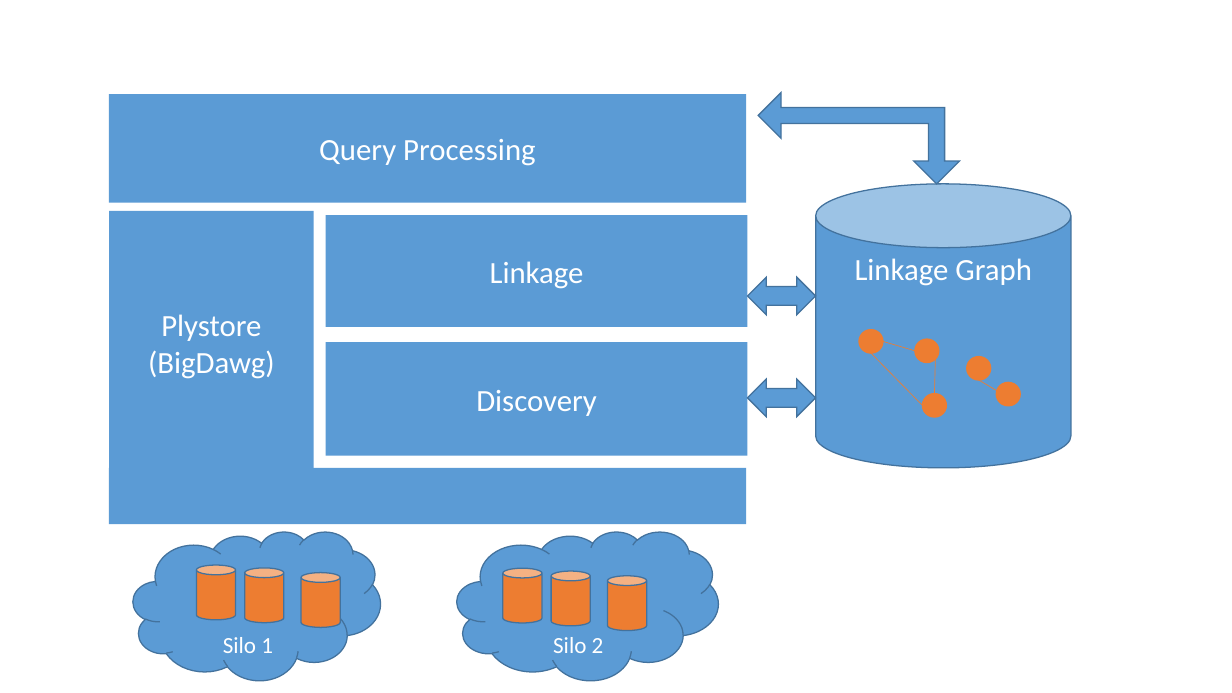
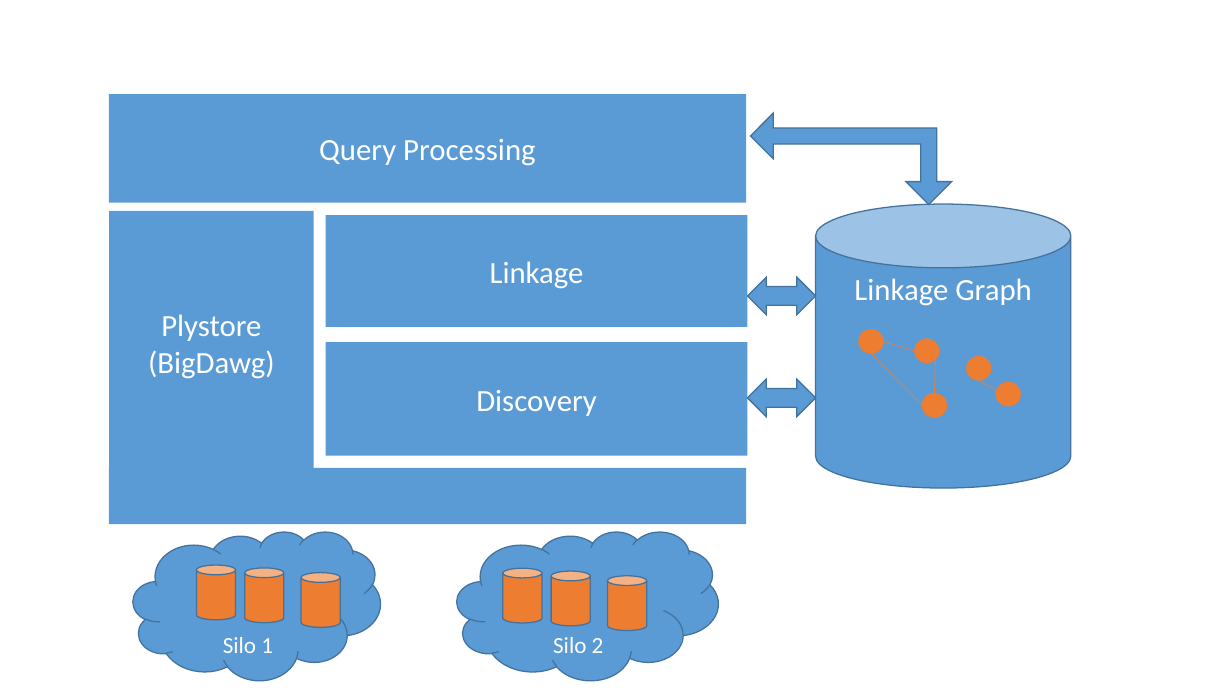
Before and after one commit to qcri/DataCivilizer, a slide deck: slide 1 of figs.pptx. Drawn at 1232x693 pixels with LibreOffice and Linux fonts; fonts in the diff are those of the drawing. Boxes give left, top, right and bottom in pixels: in the first picture for what was removed or moved away, otherwise in the second. Text is boxed around its words. In the diff, an @@ line names an element or a change of style, - is before the commit and + after.

```diff
--- a/figs.pptx
+++ b/figs.pptx
@@ left up arrow: place and size @@
-left up arrow at <box>758,93,960,184</box>
+left up arrow at <box>751,113,952,205</box>
@@ cylinder "Linkage Graph": place and size @@
-cylinder "Linkage Graph" at <box>816,184,1071,468</box>
+cylinder "Linkage Graph" at <box>816,204,1071,488</box>
```
Also in this commit, not shown: 1 other file.
